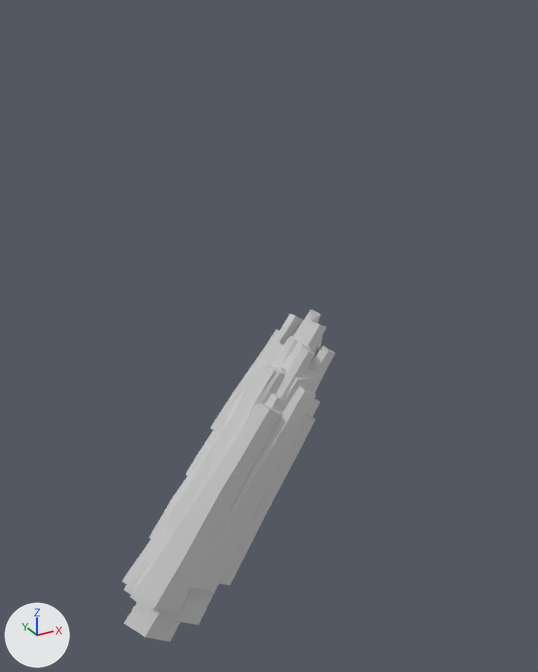
The FBX model Assets/Models/SM_rocksVariation1.fbx as it was, and as the next commit left it.
Rendered twice from a 50 mm camera at (-0.1153, -0.1644, 0.0635) aimed at (-0.027, -0.0038, -0.0168). The axes (+X, +Y, +Z) are drawn at lower left. The lights are the same throughout. Where no turn or scale is listed for an object, it has been applied to the vertices.

Objects in the first picture: 'normal2'.
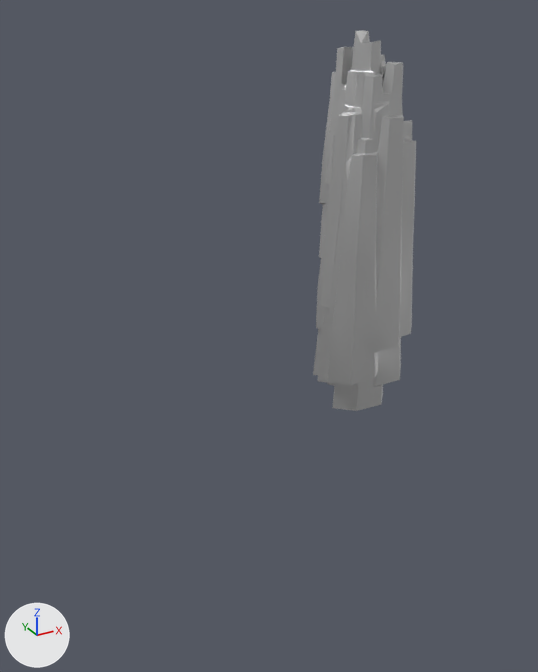
Where the change shows, as pixel boxes (x1, y1, x2, y2) in the pictures (538 x 672 px):
'normal2', surface changed, mesh turned: before (122, 309, 335, 642); after (313, 30, 416, 411)

Edits to the bpy script that builds the scene:
```text
Change mat_defaultmaterial:
    mat_defaultmaterial.metallic: 0.0 -> 1.0
Change me_normal2:
    where me_normal2.from_pydata(...)  # 620 vertices, 1235 faces; spans x -0.0751..-0.0082, y -0.0164..0.007, z -0.1006..-0.011
    used by ob_normal2; location = (0.0, 0.0, 0.0)
    me_normal2 part 1: the whole mesh is turned -34.4 degrees about the y axis through its middle, then moved by (0.0406, 0.0, 0.0622)
```
